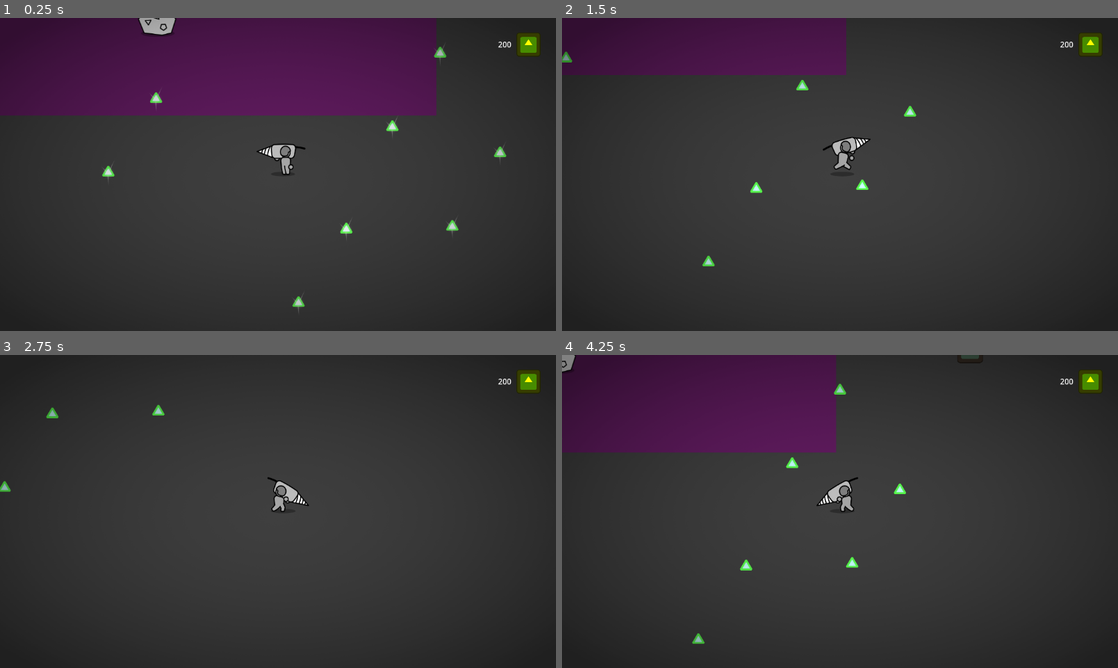
Above: before the commit, frames 1-4 (two rows, left to right).
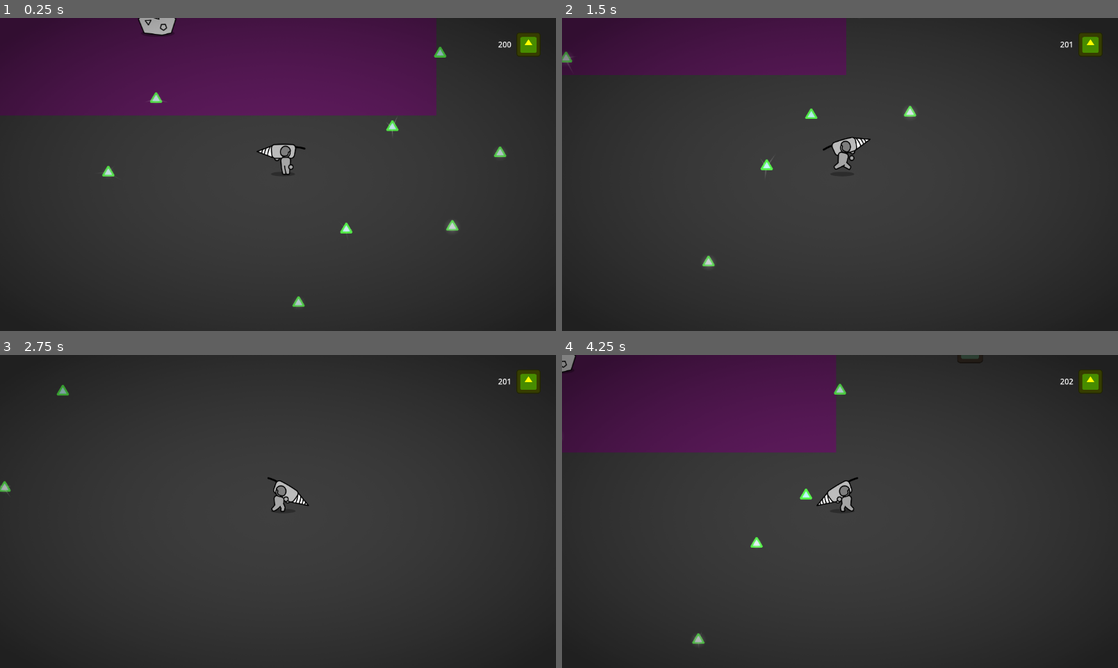
Above: after the commit, the same moments.

Repository: DeepRestGames/incremental-space-game
Game: Godot game, scene res://Scenes/Prototypes/Prototype_MainScene.tscn
Two runs of this game, one before a commit and one after it. Both use one fixed random seed, a clock stepped at 60 frames per second and the inputs below. The engine's default icon, where the game draws it, is replaced by a stand-in: a white triangle on a blue panel in a dark square.
Inputs (mouse positions are in pixels of both pictures, inside the frame that each line leads up to):
- Up to frame 1 (0.25 s): no input
- Up to frame 2 (1.5 s): move the mouse to (962, 158) at 0.52 s; hold D (move_right) 0.53-1.28 s; hold E (interact) 0.53-1.28 s; move the mouse to (728, 190) at 1.27 s; hold S (move_down) from 1.28 s (still down); tap E (interact) at 1.35 s
- Up to frame 3 (2.75 s): move the mouse to (333, 442) at 2.02 s; release S (move_down) at 2.03 s; hold D (move_right) from 2.03 s (still down); hold E (interact) from 2.03 s (still down)
- Up to frame 4 (4.25 s): move the mouse to (812, 574) at 2.77 s; release D (move_right) at 2.78 s; release E (interact) at 2.78 s; hold W (move_up) 2.78-3.53 s; tap E (interact) at 2.85 s; move the mouse to (1006, 558) at 3.52 s; hold A (move_left) from 3.53 s (still down); hold E (interact) from 3.53 s (still down)

The runs differ from the first frame. In frame 1, less than 0.1% of the frame differs, in the area x 18-91%, y 8-94%; in frame 2, 0.4%, in the area x 0-92%, y 7-80%; in frame 3, 0.2%; in frame 4, 0.4%.
Error before the commit: Parse Error: Identifier "damping_time" not declared in the current scope. (res://Scripts/Resources/Pickups/BasePickup.gd:31)

Commit message:
Engine opened after merge

Diff:
--- a/Scenes/Environment/breakable_big.tscn
+++ b/Scenes/Environment/breakable_big.tscn
@@ -3,8 +3,6 @@
 [ext_resource type="Script" uid="uid://cvsef4mnyubft" path="res://Scripts/Environment/breakable.gd" id="1_om1mr"]
 [ext_resource type="Texture2D" uid="uid://dv5onwoojupco" path="res://Assets/Sprites/environment/Rock1.png" id="2_oq4pq"]
 [ext_resource type="Texture2D" uid="uid://bhrm3cbrxppqm" path="res://Assets/Sprites/environment/5Chip1_Green.png" id="3_5gjhx"]
-[ext_resource type="AudioStream" uid="uid://cl6u3yq7buxfh" path="res://Assets/Audio/SFX/abdalrahman_bm-8-bit-gravel-footsteps-1-408582.mp3" id="4_5gjhx"]
-[ext_resource type="AudioStream" uid="uid://8ekwcbtftlvh" path="res://Assets/Audio/SFX/freesound_community-8-bit-explosion-95847.mp3" id="5_2om3j"]
 
 [sub_resource type="CapsuleShape2D" id="CapsuleShape2D_v5ktr"]
 radius = 24.0
--- a/Scenes/Environment/breakable_small.tscn
+++ b/Scenes/Environment/breakable_small.tscn
@@ -8,6 +8,7 @@
 [ext_resource type="Texture2D" uid="uid://cq450xheijdcf" path="res://Assets/Sprites/environment/rock_5.png" id="6_00jem"]
 [ext_resource type="Texture2D" uid="uid://bvwyvtefe060y" path="res://Assets/Sprites/environment/rock_6.png" id="7_m8p8b"]
 [ext_resource type="AudioStream" uid="uid://cl6u3yq7buxfh" path="res://Assets/Audio/SFX/abdalrahman_bm-8-bit-gravel-footsteps-1-408582.mp3" id="8_5j6il"]
+[ext_resource type="Texture2D" uid="uid://dv5onwoojupco" path="res://Assets/Sprites/environment/Rock1.png" id="8_s777y"]
 [ext_resource type="AudioStream" uid="uid://8ekwcbtftlvh" path="res://Assets/Audio/SFX/freesound_community-8-bit-explosion-95847.mp3" id="9_sqqoc"]
 
 [sub_resource type="CapsuleShape2D" id="CapsuleShape2D_v5ktr"]
@@ -60,7 +61,7 @@
 position = Vector2(-47.335, 0)
 rotation = -1.5708
 scale = Vector2(1.2, 1.2)
-texture = ExtResource("2_s777y")
+texture = ExtResource("8_s777y")
 
 [node name="Area2D" type="Area2D" parent="CollisionShape2D/Sprite2D"]
 
--- a/Scenes/Resources/BasePickup.tscn
+++ b/Scenes/Resources/BasePickup.tscn
@@ -111,6 +111,7 @@
 
 [sub_resource type="CircleShape2D" id="CircleShape2D_2qmmm"]
 radius = 150.0
+
 [sub_resource type="Animation" id="Animation_l6lxc"]
 length = 0.001
 tracks/0/type = "value"
@@ -233,6 +234,7 @@
 
 [node name="CollisionShape2D" type="CollisionShape2D" parent="MoveToPlayerArea2D"]
 shape = SubResource("CircleShape2D_2qmmm")
+
 [node name="AnimationPlayerShineSpikes" type="AnimationPlayer" parent="."]
 libraries = {
 &"": SubResource("AnimationLibrary_kfmtd")
--- a/Scripts/Resources/Pickups/BasePickup.gd
+++ b/Scripts/Resources/Pickups/BasePickup.gd
@@ -27,27 +27,27 @@
 	play_randomized_animation (animation_player_shine_spikes)
 
 
-func _process(delta: float) -> void:
-	if damping_time <= 0.0:
-		return
-
-	elapsed_time += delta
-
-	var t : float = clamp(elapsed_time / damping_time, 0.0, 1.0)
-	var damping : float = 1.0 - t
-
-	# Apply movement
-	velocity = direction * acceleration * damping
-	rotation_velocity = rotation_acceleration * damping
-
-	position += velocity * delta
-	rotation += rotation_velocity * delta
-
-	# Stop completely when done
-	if t >= 1.0:
-		acceleration = 0.0
-		rotation_acceleration = 0.0
-		damping_time = 0.0
+#func _process(delta: float) -> void:
+	#if damping_time <= 0.0:
+		#return
+#
+	#elapsed_time += delta
+	#
+	#var t : float = clamp(elapsed_time / damping_time, 0.0, 1.0)
+	#var damping : float = 1.0 - t
+	#
+	## Apply movement
+	#velocity = direction * acceleration * damping
+	#rotation_velocity = rotation_acceleration * damping
+	#
+	#position += velocity * delta
+	#rotation += rotation_velocity * delta
+	#
+	## Stop completely when done
+	#if t >= 1.0:
+		#acceleration = 0.0
+		#rotation_acceleration = 0.0
+		#damping_time = 0.0
 
 
 func play_randomized_animation (aniamtion: AnimationPlayer):
Not shown: 1 places in Scenes/Environment/breakable_small.tscn that only renumber resources
Not shown: 1 places in Scenes/Prototypes/Prototype_MainScene.tscn that only renumber resources
Not shown: 1 places in Scenes/Resources/BasePickup.tscn that only renumber resources
Not shown: 1 places in Scenes/UI/HUD.tscn that only renumber resources
